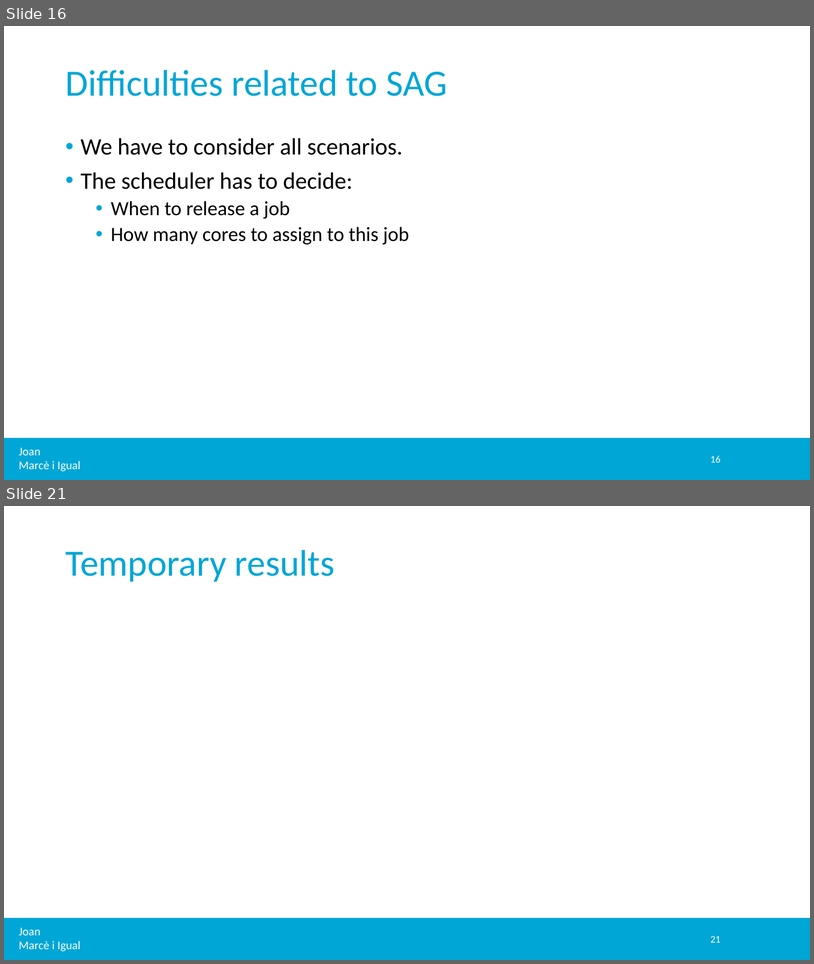
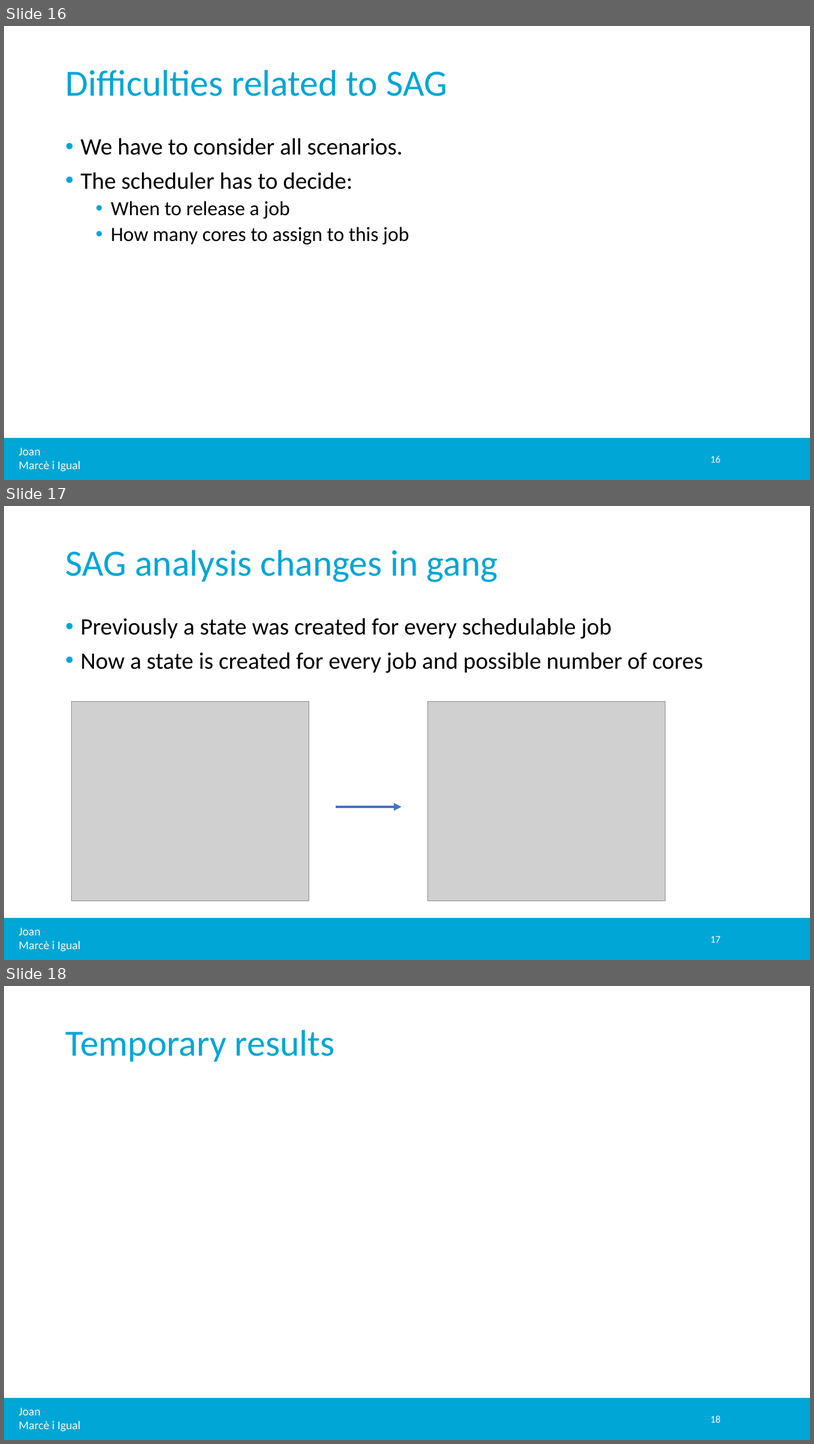
Before and after one commit to jmigual/APATeoria, a slide deck: Notes/TFM_presentations/midterm/midterm.pptx. Shown one above the other, each under a label of ours: slides 16 and 21 before the commit, slides 16, 17 and 18 after it; the slides between them are not shown. The pictures are 814x964 and 814x1444 pixels, drawn with LibreOffice and Linux fonts; fonts in the diff are those of the drawing; grey boxes stand for pictures; background and template pictures are left out. Boxes give left, top, right and bottom in pixels: in the first picture for what was removed or moved away, otherwise in the second. Text is boxed around its words. In the diff, an @@ line names an element or a change of style, - is before the commit and + after.

```diff
--- a/Notes/TFM_presentations/midterm/midterm.pptx
+++ b/Notes/TFM_presentations/midterm/midterm.pptx
@@ slide 17 added at box(4, 506, 810, 960), background #FFFFFF; not listed: 2 template elements that a slide beside it also shows @@
@@ title added at box(65, 550, 498, 582), 44 pt, text #00A6D6 @@
+SAG analysis changes in gang
@@ text added at box(81, 618, 704, 673), 28 pt, text #000000 @@
+• Previously a state was created for every schedulable job
+• Now a state is created for every job and possible number of cores
@@ picture added at box(71, 702, 309, 900) @@
@@ picture added at box(428, 702, 666, 900) @@
@@ arrow added from (336, 807) to (401, 807), #4472C4 3 pt @@
@@ page number added at box(711, 936, 721, 942), 12 pt, text #FFFFFF @@
+17
@@ what was slide 21 is now slide 18 @@
@@ page number at box(711, 1415, 721, 1422): text changed @@
-21
+18
```
Also in this commit, not shown: 4 slides changed, 2 other slides added, 5 slides removed, 3 other files.
